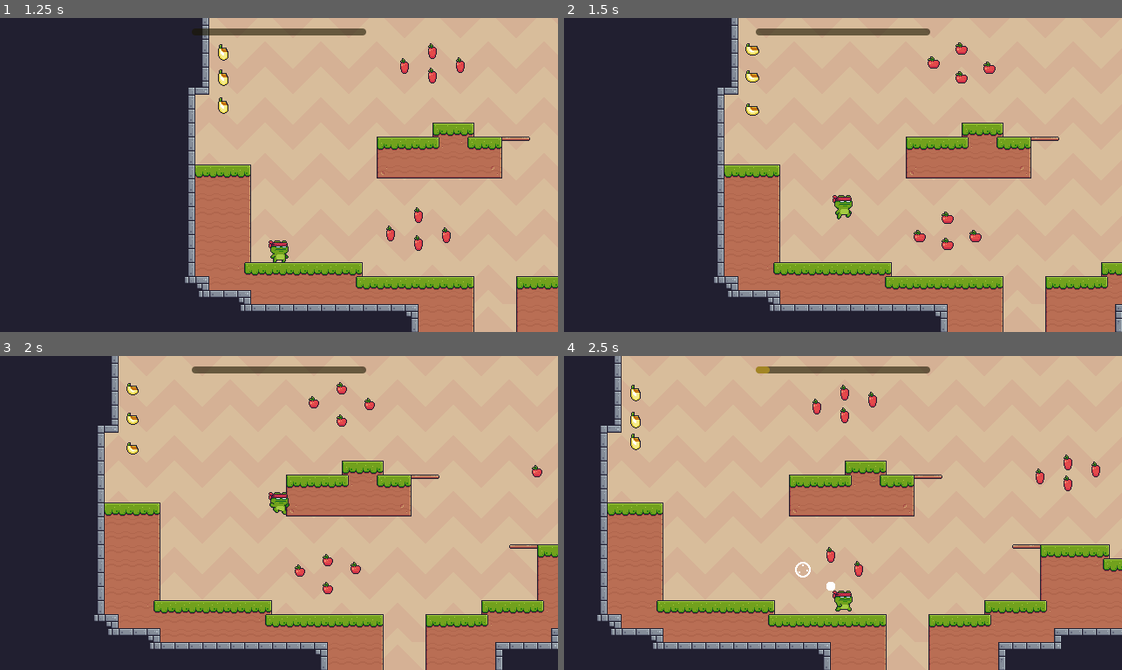
Above: before the commit, frames 1-4 (two rows, left to right).
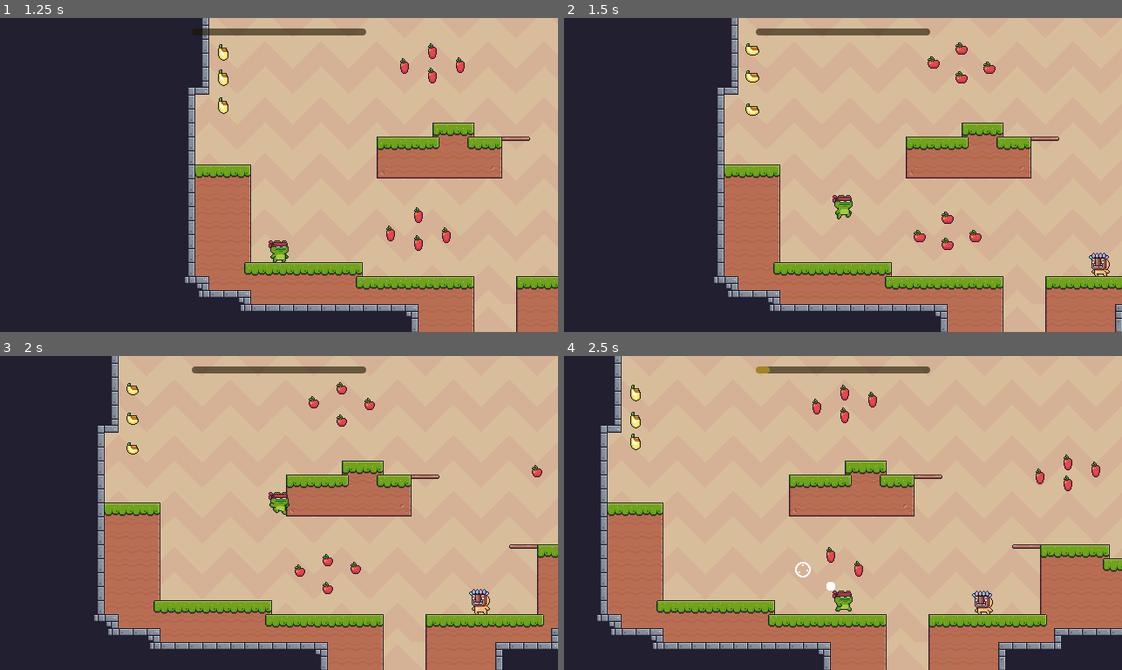
Above: after the commit, the same moments.

Repository: diogorbg/jogoPlataforma-Godot-4.1.1
Game: Godot game, scene res://scenes/menu.tscn
Two runs of this game, one before a commit and one after it. Both use one fixed random seed, a clock stepped at 60 frames per second and the inputs below.
Inputs:
- Up to frame 1 (1.25 s): click "Jogar" at 0.5 s
- Up to frame 2 (1.5 s): tap Enter (ui_accept) at 1.25 s; hold Right (ui_right) from 1.28 s (still down)
- Up to frame 3 (2 s): keep holding Right (ui_right); tap Enter (ui_accept) at 1.52 s
- Up to frame 4 (2.5 s): keep holding Right (ui_right); tap Enter (ui_accept) at 2.27 s

Frame 1 is identical in both runs. In frame 2, 0.4% of the frame differs, in the area x 94-100%, y 74-87%; in frame 3, 1.1%, in the area x 84-99%, y 74-87%; in frame 4, 1.1%.

Commit message:
Add diálogo flutuante

Diff:
--- a/project.godot
+++ b/project.godot
@@ -66,6 +66,7 @@
 2d_physics/layer_2="player"
 2d_physics/layer_3="inimigo"
 2d_physics/layer_4="item"
+2d_physics/layer_5="npc"
 
 [rendering]
 
--- a/scenes/fase1.tscn
+++ b/scenes/fase1.tscn
@@ -8,6 +8,7 @@
 [ext_resource type="PackedScene" uid="uid://cl3y52fs7rb3h" path="res://scenes/itens/laranja.tscn" id="6_7tdcx"]
 [ext_resource type="PackedScene" uid="uid://cy6wypp6nl5uj" path="res://scenes/itens/maca.tscn" id="6_bvdlx"]
 [ext_resource type="PackedScene" uid="uid://db8tt83iy4ge1" path="res://scenes/hud.tscn" id="8_yiuo0"]
+[ext_resource type="PackedScene" uid="uid://bvbhkob0wt5h" path="res://scenes/npc.tscn" id="9_f38aq"]
 
 [sub_resource type="TileSetAtlasSource" id="TileSetAtlasSource_p2u0j"]
 resource_name = "terreno"
@@ -552,7 +553,7 @@
 tile_set = SubResource("TileSet_lugm1")
 format = 2
 layer_0/name = "terreno"
-layer_0/tile_data = PackedInt32Array(-196607, 458752, 0, -13 …(499 unchanged characters)… 31050, 458752, 0, -131049, 458752, 0, -196584, 393216, 0, -131048, 655360, 1, -196583, 458752, 0, -131047, 458752, 1, -196582, 458752, 0, -131046, 458752, 1, -196581, 458752, 0, -131045, 458752, 1, -458724, 393216, 0, -393188, 393216, 1, -327652, 393216, 1, -262116, 393216, 1, -196580, 655360, 1, -131044, 458752, 1, -458723, 458752, 0, -393187, 458752 …(5563 unchanged characters)…
+layer_0/tile_data = PackedInt32Array(-196607, 458752, 0, -13 …(499 unchanged characters)… 31050, 458752, 0, -131049, 458752, 0, -131048, 458752, 0, -131047, 458752, 0, -131046, 458752, 0, -131045, 458752, 0, -458724, 393216, 0, -393188, 393216, 1, -327652, 393216, 1, -262116, 393216, 1, -196580, 393216, 1, -131044, 655360, 1, -458723, 458752, 0, -393187, 458752 …(5563 unchanged characters)…
 layer_1/name = "bg"
 layer_1/enabled = true
 layer_1/modulate = Color(1, 1, 1, 1)
@@ -639,3 +640,8 @@
 position = Vector2(448, -192)
 
 [node name="HUD" parent="." instance=ExtResource("8_yiuo0")]
+
+[node name="NPC" parent="." instance=ExtResource("9_f38aq")]
+position = Vector2(384, -32)
+fala = "Aquela plataforma é realmente alta.
+Mas um pulo duplo resolve isso!"
--- /dev/null
+++ b/scenes/npc.tscn
@@ -0,0 +1,171 @@
+[gd_scene load_steps=18 format=3 uid="uid://bvbhkob0wt5h"]
+
+[ext_resource type="Script" path="res://scripts/npc.gd" id="1_jktfs"]
+[ext_resource type="Texture2D" uid="uid://bjb6gnhbkvfd5" path="res://sprites/Main Characters/Mask Dude/Idle (32x32).png" id="1_t1xq2"]
+[ext_resource type="Texture2D" uid="uid://cqgbiekogb6ca" path="res://sprites/Menu/boxDialog.png" id="3_b4q4j"]
+
+[sub_resource type="AtlasTexture" id="AtlasTexture_uw667"]
+atlas = ExtResource("1_t1xq2")
+region = Rect2(0, 0, 32, 32)
+
+[sub_resource type="AtlasTexture" id="AtlasTexture_rt1c7"]
+atlas = ExtResource("1_t1xq2")
+region = Rect2(32, 0, 32, 32)
+
+[sub_resource type="AtlasTexture" id="AtlasTexture_0hs1r"]
+atlas = ExtResource("1_t1xq2")
+region = Rect2(64, 0, 32, 32)
+
+[sub_resource type="AtlasTexture" id="AtlasTexture_gtgq0"]
+atlas = ExtResource("1_t1xq2")
+region = Rect2(96, 0, 32, 32)
+
+[sub_resource type="AtlasTexture" id="AtlasTexture_mfcvj"]
+atlas = ExtResource("1_t1xq2")
+region = Rect2(128, 0, 32, 32)
+
+[sub_resource type="AtlasTexture" id="AtlasTexture_ky12l"]
+atlas = ExtResource("1_t1xq2")
+region = Rect2(160, 0, 32, 32)
+
+[sub_resource type="AtlasTexture" id="AtlasTexture_fcj84"]
+atlas = ExtResource("1_t1xq2")
+region = Rect2(192, 0, 32, 32)
+
+[sub_resource type="AtlasTexture" id="AtlasTexture_x20q8"]
+atlas = ExtResource("1_t1xq2")
+region = Rect2(224, 0, 32, 32)
+
+[sub_resource type="AtlasTexture" id="AtlasTexture_aj8dm"]
+atlas = ExtResource("1_t1xq2")
+region = Rect2(256, 0, 32, 32)
+
+[sub_resource type="AtlasTexture" id="AtlasTexture_sa6h6"]
+atlas = ExtResource("1_t1xq2")
+region = Rect2(288, 0, 32, 32)
+
+[sub_resource type="AtlasTexture" id="AtlasTexture_0ikmh"]
+atlas = ExtResource("1_t1xq2")
+region = Rect2(320, 0, 32, 32)
+
+[sub_resource type="SpriteFrames" id="SpriteFrames_mit4p"]
+animations = [{
+"frames": [{
+"duration": 1.0,
+"texture": SubResource("AtlasTexture_uw667")
+}, {
+"duration": 1.0,
+"texture": SubResource("AtlasTexture_rt1c7")
+}, {
+"duration": 1.0,
+"texture": SubResource("AtlasTexture_0hs1r")
+}, {
+"duration": 1.0,
+"texture": SubResource("AtlasTexture_gtgq0")
+}, {
+"duration": 1.0,
+"texture": SubResource("AtlasTexture_mfcvj")
+}, {
+"duration": 1.0,
+"texture": SubResource("AtlasTexture_ky12l")
+}, {
+"duration": 1.0,
+"texture": SubResource("AtlasTexture_fcj84")
+}, {
+"duration": 1.0,
+"texture": SubResource("AtlasTexture_x20q8")
+}, {
+"duration": 1.0,
+"texture": SubResource("AtlasTexture_aj8dm")
+}, {
+"duration": 1.0,
+"texture": SubResource("AtlasTexture_sa6h6")
+}, {
+"duration": 1.0,
+"texture": SubResource("AtlasTexture_0ikmh")
+}],
+"loop": true,
+"name": &"idle",
+"speed": 12.0
+}]
+
+[sub_resource type="RectangleShape2D" id="RectangleShape2D_1c45t"]
+size = Vector2(64, 16)
+
+[sub_resource type="AtlasTexture" id="AtlasTexture_tuu3d"]
+atlas = ExtResource("3_b4q4j")
+region = Rect2(5, 17, 6, 5)
+
+[node name="NPC" type="Area2D"]
+collision_layer = 16
+collision_mask = 2
+monitorable = false
+script = ExtResource("1_jktfs")
+fala = "Olá!"
+
+[node name="animSprite" type="AnimatedSprite2D" parent="."]
+position = Vector2(0, -15)
+sprite_frames = SubResource("SpriteFrames_mit4p")
+animation = &"idle"
+autoplay = "idle"
+flip_h = true
+
+[node name="colisao" type="CollisionShape2D" parent="."]
+position = Vector2(0, -8)
+shape = SubResource("RectangleShape2D_1c45t")
+
+[node name="dialog" type="MarginContainer" parent="."]
+anchors_preset = 7
+anchor_left = 0.5
+anchor_top = 1.0
+anchor_right = 0.5
+anchor_bottom = 1.0
+offset_left = -12.0
+offset_top = -50.0
+offset_right = 12.0
+offset_bottom = -35.0
+grow_horizontal = 2
+grow_vertical = 0
+
+[node name="bg" type="NinePatchRect" parent="dialog"]
+layout_mode = 2
+texture = ExtResource("3_b4q4j")
+region_rect = Rect2(0, 0, 16, 16)
+patch_margin_left = 3
+patch_margin_top = 3
+patch_margin_right = 3
+patch_margin_bottom = 5
+
+[node name="margin4" type="MarginContainer" parent="dialog"]
+layout_mode = 2
+theme_override_constants/margin_left = 4
+theme_override_constants/margin_right = 4
+
+[node name="label" type="Label" parent="dialog/margin4"]
+unique_name_in_owner = true
+layout_mode = 2
+theme_override_colors/font_color = Color(0, 0, 0, 1)
+theme_override_font_sizes/font_size = 10
+text = "Olá!"
+horizontal_alignment = 1
+
+[node name="TextureRect" type="TextureRect" parent="dialog"]
+visible = false
+layout_mode = 2
+size_flags_horizontal = 4
+size_flags_vertical = 8
+texture = SubResource("AtlasTexture_tuu3d")
+
+[node name="Control" type="Control" parent="dialog"]
+layout_mode = 2
+size_flags_horizontal = 4
+size_flags_vertical = 8
+
+[node name="BoxDialog" type="Sprite2D" parent="dialog/Control"]
+position = Vector2(0, 3)
+texture = ExtResource("3_b4q4j")
+region_enabled = true
+region_rect = Rect2(17, 6, 6, 8)
+
+[connection signal="body_entered" from="." to="." method="_on_body_entered"]
+[connection signal="body_exited" from="." to="." method="_on_body_exited"]
--- /dev/null
+++ b/scripts/npc.gd
@@ -0,0 +1,18 @@
+extends Area2D
+
+@onready var dialog = $dialog as MarginContainer
+@onready var label = %label as Label
+
+@export_multiline var fala: String
+
+func _ready():
+	dialog.hide()
+	label.text = fala
+
+func _on_body_entered(body: Node2D):
+	if body.is_in_group("player"):
+		dialog.show()
+
+func _on_body_exited(body):
+	if body.is_in_group("player"):
+		dialog.hide()
Not shown: 1 places in scenes/fase1.tscn that only renumber resources
Binary file added: sprites/Menu/boxDialog.png
Not shown, added: sprites/Menu/boxDialog.png.import
